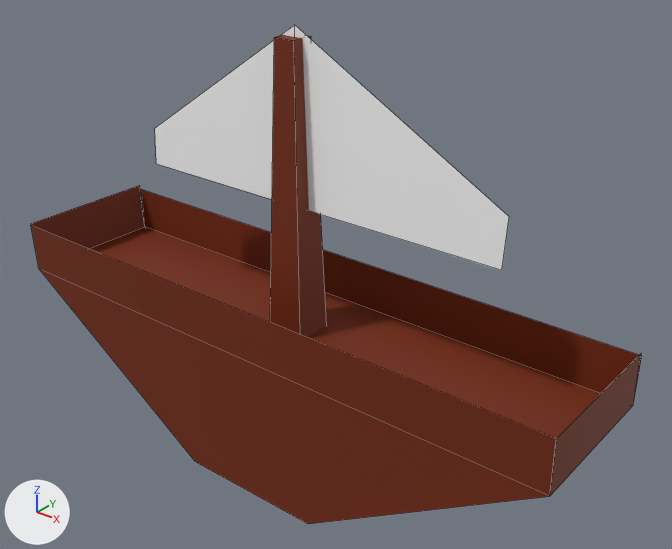
One commit to the OBJ model KingOfKings/Models/fishingboat1.obj: the scene before it, then after it.
Before and after are seen from a 50 mm camera at (6.94, -7.87, 6.83) aimed at (0.44, 0.26, 1.79). Every picture has the same lights, and +X, +Y and +Z are marked at lower left. Mesh edges are drawn as thin lines. Where no turn or scale is listed for an object, it has been applied to the vertices.

Before the edit, the objects in view are built like this:
```python
me_cube = bpy.data.meshes.new('Cube')
me_cube.from_pydata(...)  # 16 vertices, 10 faces; spans x -4.08..4.09, y -1.02..1.0, z -1.0..1.72
me_cube.materials.append(mat_material_002)  # brown #742802
me_cube_001 = bpy.data.meshes.new('Cube.001')
me_cube_001.from_pydata([(-0.26, -0.23, 0.82), (-0.26, 0.3, 0.82), (0.27, 0.3, 0.82), (0.27, -0.23, 0.82), (-0.14, -0.11, 4.69), (-0.14, 0.18, 4.69), (0.15, 0.18, 4.69), (0.15, -0.11, 4.69)], [], [(4, 5, 1, 0), (5, 6, 2, 1), (6, 7, 3, 2), (7, 4, 0, 3), (0, 1, 2, 3), (7, 6, 5, 4)])
me_cube_001.materials.append(mat_material_002)  # brown #742802
me_plane = bpy.data.meshes.new('Plane')
me_plane.from_pydata([(-2.48, 0.02, 2.67), (2.82, 0.04, 2.64), (-2.45, 0.02, 3.18), (2.85, 0.04, 3.25), (0.01, 0.03, 2.66), (0.04, 0.03, 4.83)], [], [(4, 1, 3, 5), (0, 4, 5, 2)])
me_plane.materials.append(mat_material_001)  # white #ffffff
ob_cube = bpy.data.objects.new('Cube', me_cube)
ob_cube.location = (0.0, 0.0, 0.0)
ob_cube_001 = bpy.data.objects.new('Cube.001', me_cube_001)
ob_cube_001.location = (0.0, 0.0, 0.0)
ob_plane = bpy.data.objects.new('Plane', me_plane)
ob_plane.location = (0.0, 0.0, 0.0)
```
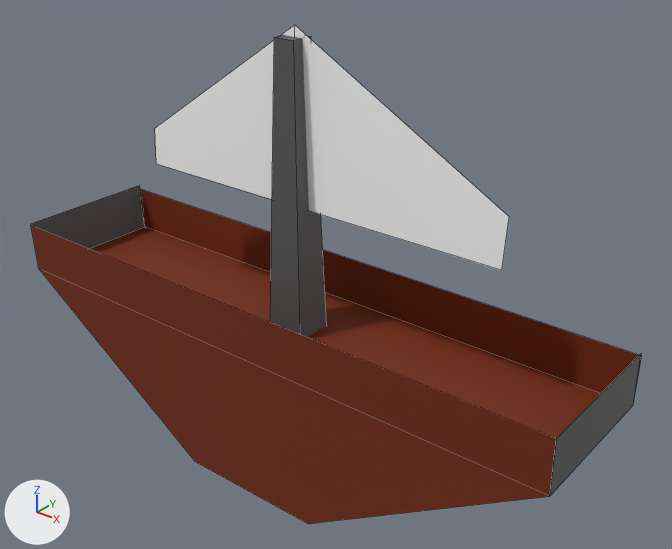
The change, as a list of edits to the scene's bpy script:
```text
Add mat_material_003:
    mat_material_003 = principled_material('Material.003')
    mat_material_003.base_color = (0.0984, 0.0984, 0.0984)  # dark grey #585858
    mat_material_003.roughness = 0.69
Change me_cube:
    where me_cube.from_pydata(...)  # 16 vertices, 10 faces; spans x -4.08..4.09, y -1.02..1.0, z -1.0..1.72
    used by ob_cube; location = (0.0, 0.0, 0.0)
    me_cube part 1: all 2 faces centred in x -4.08..4.08, y -0.01..0.0, z 1.33..1.36 switch from mat_material_002 (brown #742802) to mat_material_003 (dark grey #585858)
Change me_cube_001:
    where me_cube_001.from_pydata(...)  # 8 vertices, 6 faces; spans x -0.26..0.27, y -0.23..0.3, z 0.82..4.69
    remove me_cube_001.materials.append(mat_material_002)  # brown #742802
    add me_cube_001.materials.append(mat_material_003)  # dark grey #585858
```

What differs and where, as boxes [x1, y1, x2, y2] in the pictures (672 x 549 px):
'Cube.001', recoloured (brown to grey)
    both: [270, 35, 327, 337]
part 1 of me_cube, recoloured (brown to grey)
    both: [31, 185, 641, 496]
